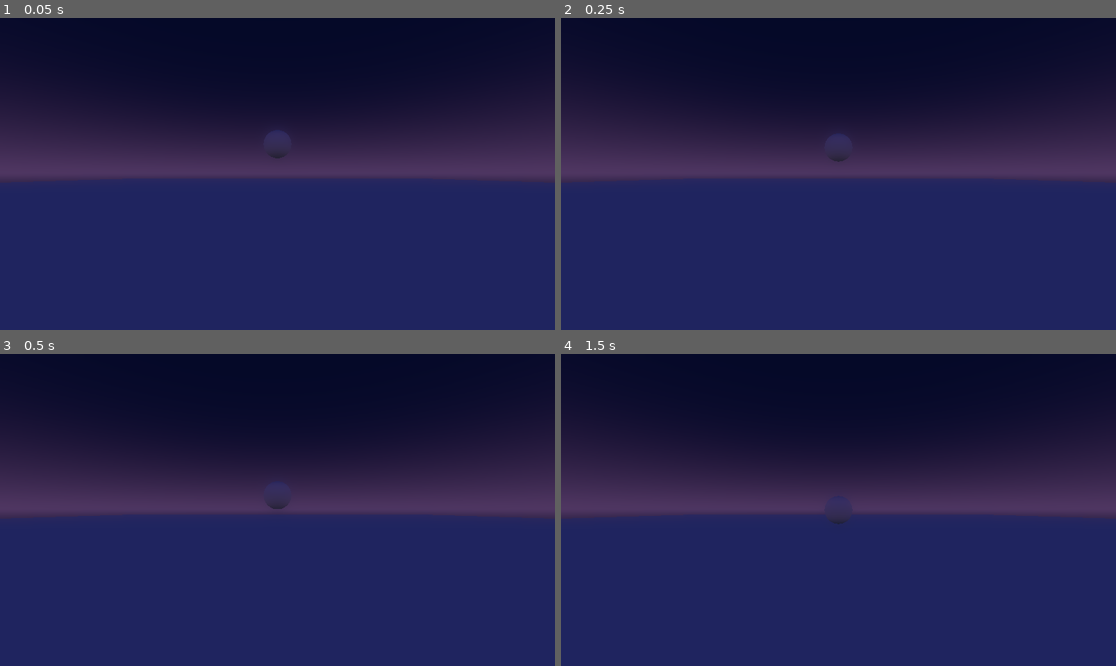
Above: before the commit, frames 1-4 (two rows, left to right).
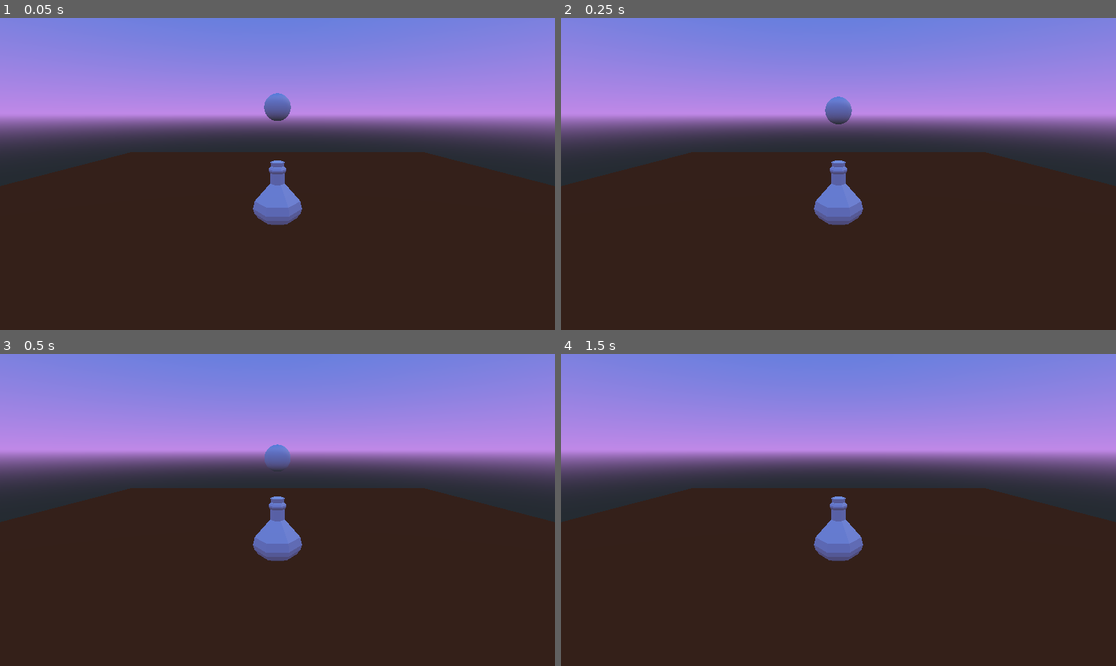
Above: after the commit, the same moments.

Repository: outfrost/ld46
Game: Godot game, scene res://TestScene.tscn
Two runs of this game, one before a commit and one after it. Both use one fixed random seed, a clock stepped at 60 frames per second and the inputs below.
Inputs:
- Up to frame 1 (0.05 s): no input
- Up to frame 2 (0.25 s): no input
- Up to frame 3 (0.5 s): no input
- Up to frame 4 (1.5 s): tap Enter at 1.25 s

The runs differ from the first frame. In frame 1, 95% of the frame differs, in the area x 0-100%, y 0-100%; in frame 2, 95%; in frame 3, 95%; in frame 4, 95%.

Commit message:
Imports and experiments

Diff:
--- a/TestScene.tscn
+++ b/TestScene.tscn
@@ -1,14 +1,21 @@
-[gd_scene load_steps=3 format=2]
+[gd_scene load_steps=5 format=2]
 
 [ext_resource path="res://environment/Terrain.tscn" type="PackedScene" id=1]
 [ext_resource path="res://tree/items/FeedItem.tscn" type="PackedScene" id=2]
+[ext_resource path="res://default_env.tres" type="Environment" id=3]
+[ext_resource path="res://assets/potion3.fbx" type="PackedScene" id=4]
 
 [node name="TestScene" type="Spatial"]
 
 [node name="Terrain" parent="." instance=ExtResource( 1 )]
 
 [node name="FeedItem" parent="." instance=ExtResource( 2 )]
-transform = Transform( 1, 0, 0, 0, 1, 0, 0, 0, 1, 0, 3.14024, 0 )
+transform = Transform( 1, 0, 0, 0, 1, 0, 0, 0, 1, 0, 8.49923, -1.44106 )
 
 [node name="Camera" type="Camera" parent="."]
-transform = Transform( 1, 0, 0, 0, 1, 0, 0, 0, 1, 0, 1, 16 )
+transform = Transform( 1, 0, 0, 0, 0.965926, 0.258819, 0, -0.258819, 0.965926, 0, 8, 16 )
+
+[node name="WorldEnvironment" type="WorldEnvironment" parent="."]
+environment = ExtResource( 3 )
+
+[node name="potion3" parent="." instance=ExtResource( 4 )]
--- a/default_env.tres
+++ b/default_env.tres
@@ -1,23 +1,20 @@
 [gd_resource type="Environment" load_steps=2 format=2]
 
 [sub_resource type="ProceduralSky" id=1]
-sky_top_color = Color( 0.12549, 0.188235, 0.431373, 1 )
-sky_horizon_color = Color( 0.745098, 0.556863, 0.87451, 1 )
-sky_energy = 0.05
+sky_top_color = Color( 0.25098, 0.490196, 0.862745, 1 )
+sky_horizon_color = Color( 0.756863, 0.537255, 0.909804, 1 )
+sky_curve = 0.146205
 ground_bottom_color = Color( 0.141176, 0.168627, 0.192157, 1 )
-ground_horizon_color = Color( 0.745098, 0.556863, 0.87451, 1 )
-ground_energy = 0.05
-sun_latitude = -90.0
-sun_angle_min = 0.0
-sun_angle_max = 0.0
-sun_energy = 0.0
+ground_horizon_color = Color( 0.756863, 0.537255, 0.909804, 1 )
+sun_color = Color( 0.972549, 0.878431, 0.745098, 1 )
+sun_latitude = 50.0
+sun_longitude = 30.0
+sun_energy = 8.0
 
 [resource]
 background_mode = 2
 background_sky = SubResource( 1 )
-ambient_light_color = Color( 0.380392, 0.392157, 0.65098, 1 )
-ambient_light_energy = 4.0
-glow_enabled = true
+ambient_light_color = Color( 1, 1, 1, 1 )
 glow_levels/2 = true
 glow_levels/5 = false
 glow_intensity = 4.0
--- /dev/null
+++ b/environment/CollisionTest.tscn
@@ -0,0 +1,14 @@
+[gd_scene format=2]
+
+[node name="CollisionTest" type="Spatial"]
+
+[node name="CSGBox" type="CSGBox" parent="."]
+use_collision = true
+width = 16.8374
+depth = 14.0988
+
+[node name="CSGCylinder" type="CSGCylinder" parent="CSGBox"]
+operation = 2
+use_collision = true
+radius = 3.0
+height = 4.00679
--- a/environment/Terrain.tscn
+++ b/environment/Terrain.tscn
@@ -1,6 +1,9 @@
-[gd_scene load_steps=3 format=2]
+[gd_scene load_steps=4 format=2]
+
+[ext_resource path="res://environment/terrain_material.tres" type="Material" id=1]
 
 [sub_resource type="PlaneMesh" id=1]
+material = ExtResource( 1 )
 size = Vector2( 64, 64 )
 
 [sub_resource type="BoxShape" id=2]
--- /dev/null
+++ b/environment/terrain_material.tres
@@ -0,0 +1,5 @@
+[gd_resource type="SpatialMaterial" format=2]
+
+[resource]
+albedo_color = Color( 0.501961, 0.25098, 0.105882, 1 )
+metallic_specular = 0.3
--- /dev/null
+++ b/level_env.tres
@@ -0,0 +1,25 @@
+[gd_resource type="Environment" load_steps=2 format=2]
+
+[sub_resource type="ProceduralSky" id=1]
+sky_top_color = Color( 0.12549, 0.188235, 0.431373, 1 )
+sky_horizon_color = Color( 0.745098, 0.556863, 0.87451, 1 )
+sky_energy = 0.05
+ground_bottom_color = Color( 0.141176, 0.168627, 0.192157, 1 )
+ground_horizon_color = Color( 0.745098, 0.556863, 0.87451, 1 )
+ground_energy = 0.05
+sun_latitude = -90.0
+sun_angle_min = 0.0
+sun_angle_max = 0.0
+sun_energy = 0.0
+
+[resource]
+background_mode = 2
+background_sky = SubResource( 1 )
+ambient_light_color = Color( 0.380392, 0.392157, 0.65098, 1 )
+ambient_light_energy = 4.0
+glow_enabled = true
+glow_levels/2 = true
+glow_levels/5 = false
+glow_intensity = 4.0
+glow_bloom = 0.1
+glow_blend_mode = 0
--- /dev/null
+++ b/player/PlayerCharacter.gd
@@ -0,0 +1,22 @@
+extends RigidBody
+
+# Declare member variables here. Examples:
+var carriedItem = null
+
+# Called when the node enters the scene tree for the first time.
+func _ready():
+	pass # Replace with function body.
+
+# Called every frame. 'delta' is the elapsed time since the previous frame.
+#func _process(delta):
+
+func _physics_process(delta):
+	if Input.is_action_pressed("item_pickup"):
+		var minDist = 0
+		var minDistItem = null
+		for item in get_node("/root/Items").get_children():
+			item = item as Spatial
+			var dist = item.global_transform.origin - self.global_transform.origin
+			if minDistItem == null or minDist > dist:
+				minDist = dist
+				minDistItem = item
--- /dev/null
+++ b/player/PlayerCharacter.tscn
@@ -0,0 +1,6 @@
+[gd_scene load_steps=2 format=2]
+
+[ext_resource path="res://player/PlayerCharacter.gd" type="Script" id=1]
+
+[node name="PlayerCharacter" type="RigidBody"]
+script = ExtResource( 1 )
Not shown, added: assets/Airlock.fbx.import
Not shown, added: assets/Fertilizerpile.fbx.import
Not shown, added: assets/potion3.fbx.import
Not shown, added: assets/silo.fbx.import
